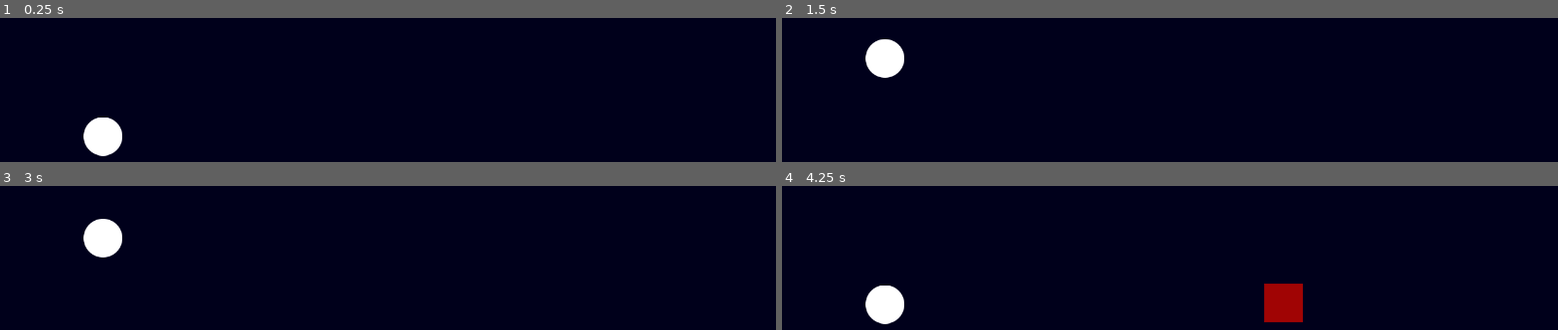
Above: before the commit, frames 1-4 (two rows, left to right).
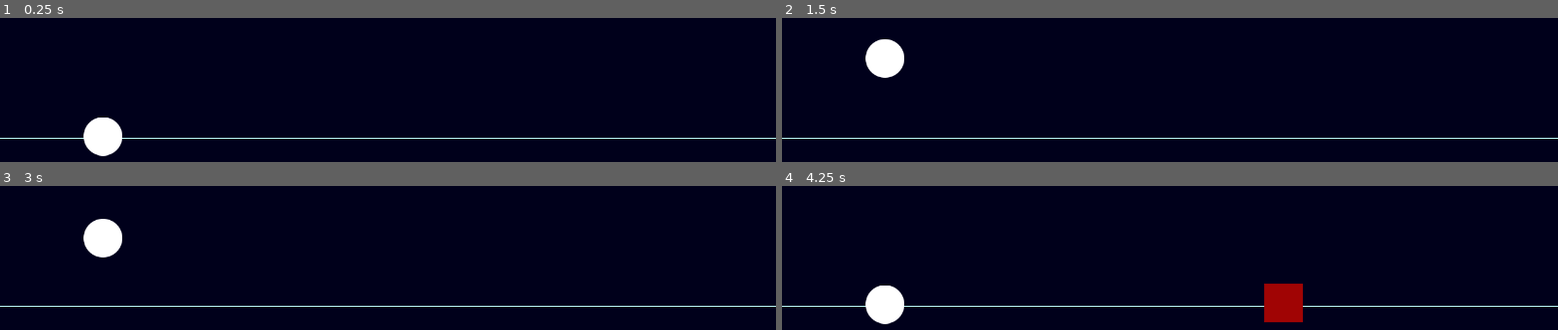
Above: after the commit, the same moments.

Repository: deutandev/Godot-Egg-Roll
Game: Godot game, scene res://src/Main/Main.tscn
The game is run twice, just before and just after one commit, with the same random seed, the same clock (stepped at 60 frames per second) and the same inputs.
Inputs:
- Up to frame 1 (0.25 s): no input
- Up to frame 2 (1.5 s): tap Enter at 0.5 s; tap Space (jump) at 0.77 s
- Up to frame 3 (3 s): tap Space (jump) at 1.52, 2.75 s
- Up to frame 4 (4.25 s): tap Space (jump) at 3.02, 3.77 s

The runs differ from the first frame. In frame 1, 0.6% of the frame differs, in the area x 0-100%, y 83-84%; in frame 2, 0.7%; in frame 3, 0.7%; in frame 4, 0.6%.

Commit message:
Add horizon line

Diff:
--- a/src/bg/Background.tscn
+++ b/src/bg/Background.tscn
@@ -4,10 +4,20 @@
 
 [node name="ParallaxBackground" type="ParallaxBackground" parent="."]
 
-[node name="ColorRect" type="ColorRect" parent="ParallaxBackground"]
+[node name="bg" type="ColorRect" parent="ParallaxBackground"]
 anchor_right = 1.0
 anchor_bottom = 1.0
 color = Color( 0, 0, 0.109804, 1 )
 __meta__ = {
 "_edit_use_anchors_": false
 }
+
+[node name="Horizon" type="ColorRect" parent="ParallaxBackground"]
+anchor_right = 1.0
+anchor_bottom = 1.0
+margin_top = 571.507
+margin_bottom = -146.493
+color = Color( 0.74902, 0.996078, 0.980392, 1 )
+__meta__ = {
+"_edit_use_anchors_": false
+}
